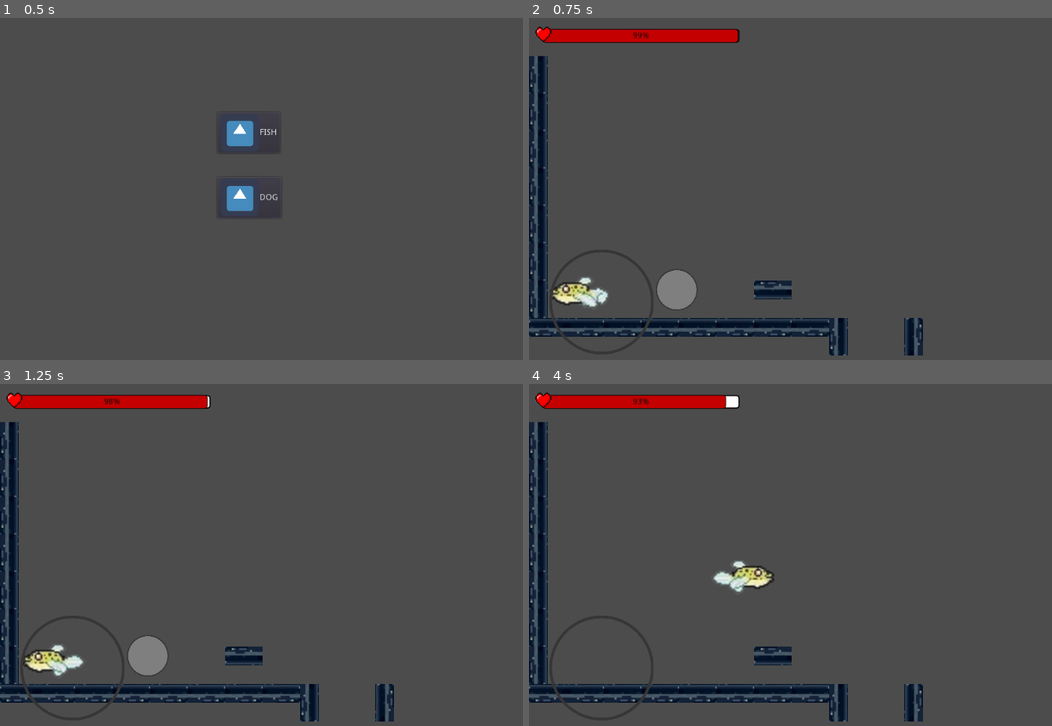
Above: before the commit, frames 1-4 (two rows, left to right).
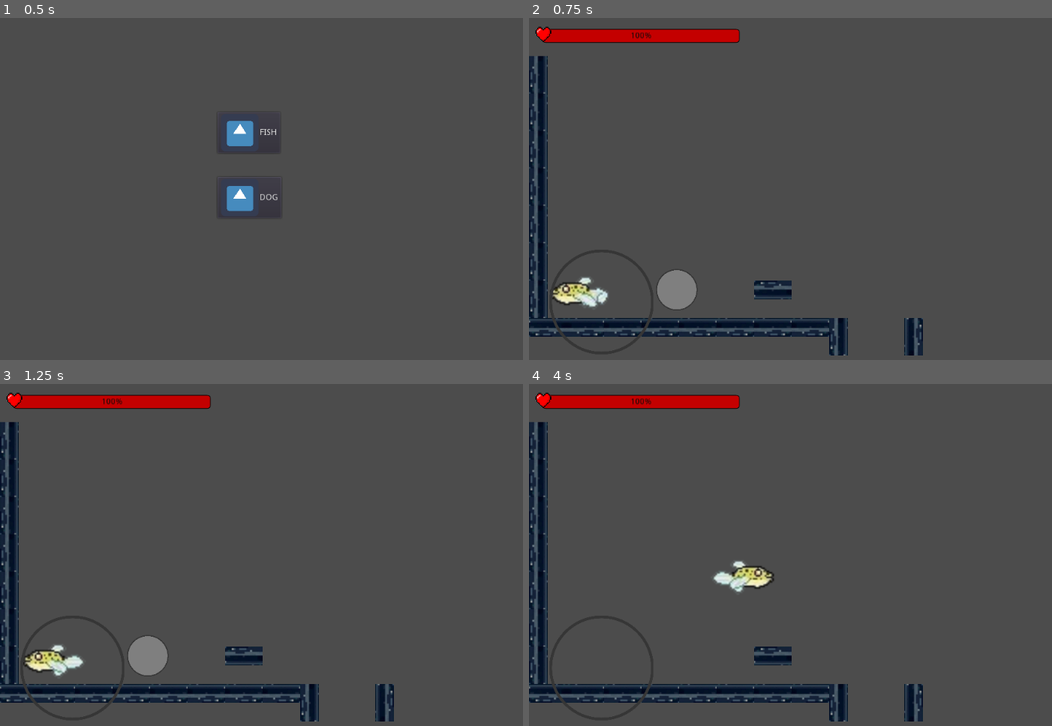
Above: after the commit, the same moments.

Repository: zrock-dev/la_fosa
Game: Godot game, scene res://src/game/main_menu.tscn
Same seed, same stepped clock (60 frames per second), same inputs: the game is played once before the commit and once after it. The engine's default icon, where the game draws it, is replaced by a stand-in: a white triangle on a blue panel in a dark square.
Inputs (mouse positions are in pixels of both pictures, inside the frame that each line leads up to):
- Up to frame 1 (0.5 s): no input
- Up to frame 2 (0.75 s): click "FISH" at 0.5 s
- Up to frame 3 (1.25 s): no input
- Up to frame 4 (4 s): tap Enter at 1.25 s; move the mouse to (963, 541) at 1.27 s; hold Up (move_up) 1.28-2 s; hold Right (move_rigth) 1.28-2 s; click (963, 541) at 1.42 s; drag from (706, 575) to (800, 630) at 2.02 s; move the mouse to (889, 483) at 2.77 s; hold Left (move_left) 2.78-3.5 s; hold Right (move_rigth) 2.78-3.5 s; drag from (800, 630) to (649, 507) at 3.52 s

Frame 1 is identical in both runs. In frame 2, less than 0.1% of the frame differs, in the area x 19-41%, y 3-8%; in frame 3, less than 0.1%; in frame 4, 0.2%.

Commit message:
- Rename attributes: life_indicator -> health_bar - Add clamp() for method update_file for control negatives values On Player.gd and fish.gd - For change the percentage, update value actual_hp

Diff:
--- a/src/dog/player.gd
+++ b/src/dog/player.gd
@@ -5,7 +5,7 @@
 var position_player := Vector2.ZERO
 
 # life indicator
-var life_indicator
+var health_bar
 var hp_max = 100
 var actual_hp = hp_max
 
@@ -35,10 +35,11 @@
 	$AnimationTree.active = true
 	is_joystick_in_use = false
 	can_jump = false
-	life_indicator = get_tree().get_nodes_in_group("Hp")[0]
+	health_bar = get_tree().get_nodes_in_group("Hp")[0]
 
 func update_life():
-	life_indicator.value = actual_hp * life_indicator.max_value / hp_max;
+	actual_hp = clamp(actual_hp, 0, health_bar.max_value)
+	health_bar.value = actual_hp * health_bar.max_value / hp_max;
 
 func _set_hp_max(new_hp):
 	hp_max = new_hp
--- a/src/fish/fish.gd
+++ b/src/fish/fish.gd
@@ -13,7 +13,7 @@
 var is_joystick_in_use
 
 # life indicator
-var life_indicator
+var health_bar
 var hp_max = 100
 var actual_hp = hp_max
 
@@ -21,7 +21,7 @@
 func _ready():
 	$AnimationTree.active = true
 	is_joystick_in_use = false
-	life_indicator = get_tree().get_nodes_in_group("Hp")[0]
+	health_bar = get_tree().get_nodes_in_group("Hp")[0]
 
 func _physics_process(_delta):
 	$AnimationTree.set("parameters/orientation/current", 0)
@@ -30,11 +30,12 @@
 	position_player.x = get_input_position_player() * move_speed
 
 	position_player = move_and_slide(position_player, Vector2.UP)
-	actual_hp -= 2 * _delta # change for the current life
+	# change for the current life
 	update_life()
 
 func update_life():
-	life_indicator.value = actual_hp * life_indicator.max_value / hp_max;
+	actual_hp = clamp(actual_hp, 0, health_bar.max_value)
+	health_bar.value = actual_hp * health_bar.max_value / hp_max;
 
 func _set_hp_max(new_hp):
 	hp_max = new_hp
